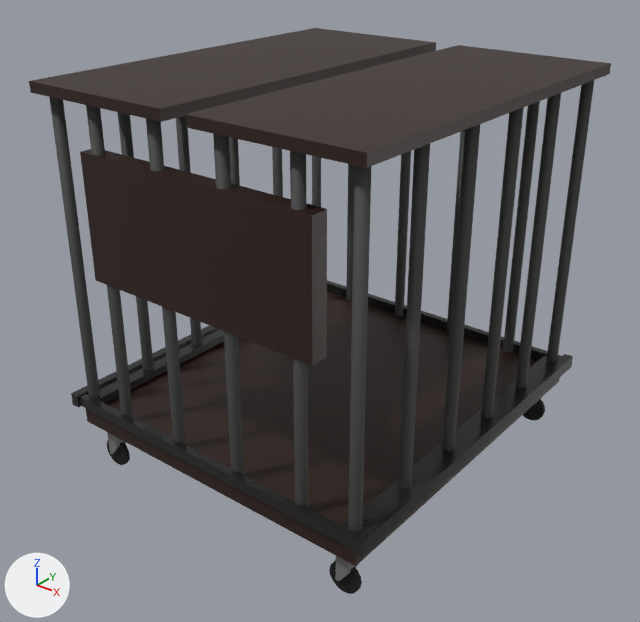
The FBX model Assets/FBX/basketball_cage.fbx: old version first, new version second.
Rendered twice from a 50 mm camera at (8.29, -9.08, 7.92) aimed at (0.01, 1.27, 1.51). Arrows for +X, +Y and +Z are at lower left; the lights stay in place. Where no turn or scale is listed for an object, it has been applied to the vertices.
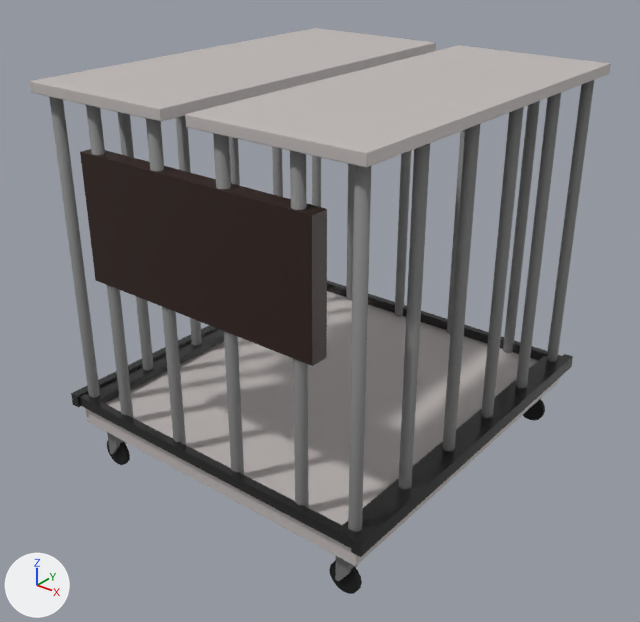
Changed parts and their boxes [x1, y1, x2, y2] in the pictures (640 x 622 px):
'Cube.004', recoloured
    both: [29, 28, 611, 168]
'Cube.006', recoloured (black to grey)
    both: [86, 291, 560, 566]
'Cylinder', recoloured (black to grey)
    both: [49, 80, 594, 532]
'Cylinder.001', recoloured (black to grey)
    both: [86, 101, 540, 508]

What changed in the scene script:
```text
Change mat_material_003:
    mat_material_003.base_color: (0.0271, 0.0109, 0.00726) -> (0.539, 0.497, 0.487)  # brown #2e1b15 -> light grey #c2bbb9
Change mat_material_005:
    mat_material_005.base_color: (0.0523, 0.0523, 0.0523) -> (0.216, 0.216, 0.216)  # black #414141 -> grey #808080
Change me_cube_021:
    where me_cube_021.from_pydata(...)  # 56 vertices, 54 faces; spans x -2.86..2.86, y -3.15..3.15, z -0.17..0.17
    remove me_cube_021.materials.append(mat_material_006)  # brown #2e1b15
    add me_cube_021.materials.append(mat_material_003)  # light grey #c2bbb9
Change me_cylinder_002:
    where me_cylinder_002.from_pydata(...)  # 780 vertices, 780 faces; spans x -2.84..2.84, y -0.09..6.08, z -0.04..5.27
    remove me_cylinder_002.materials.append(mat_material_002)  # black #414141
    add me_cylinder_002.materials.append(mat_material_005)  # grey #808080
```
